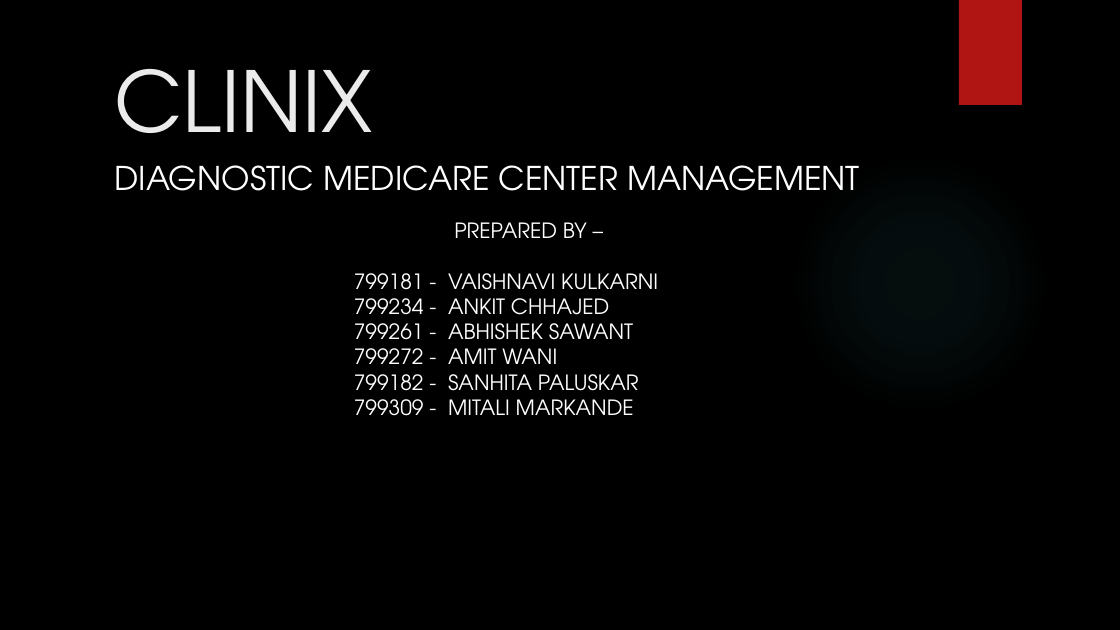
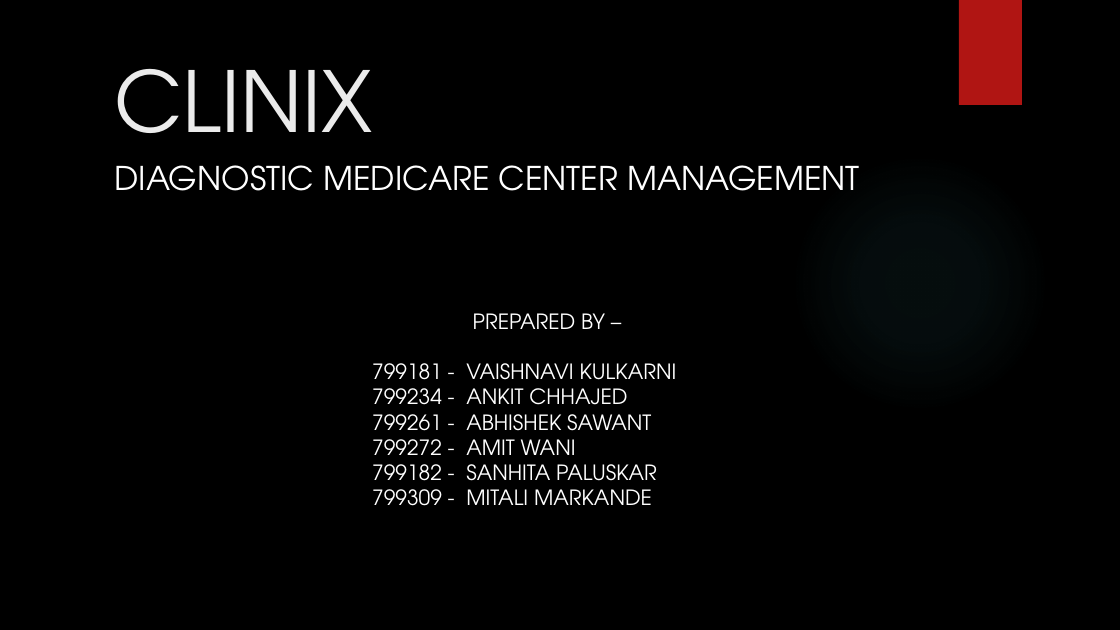
Before and after one commit to mtwn105/clinix, a slide deck: slide 1 of Clinix.pptx. Drawn at 1120x630 pixels with LibreOffice and Linux fonts; fonts in the diff are those of the drawing; background and template pictures are left out. Boxes give left, top, right and bottom in pixels: in the first picture for what was removed or moved away, otherwise in the second. Text is boxed around its words. In the diff, an @@ line names an element or a change of style, - is before the commit and + after.

```diff
--- a/Clinix.pptx
+++ b/Clinix.pptx
@@ text "PREPARED BY –": place and size @@
-text "PREPARED BY –" at <box>354,222,658,416</box>
+text "PREPARED BY –" at <box>372,313,677,506</box>
```
Also in this commit, not shown: 7 slides added.
